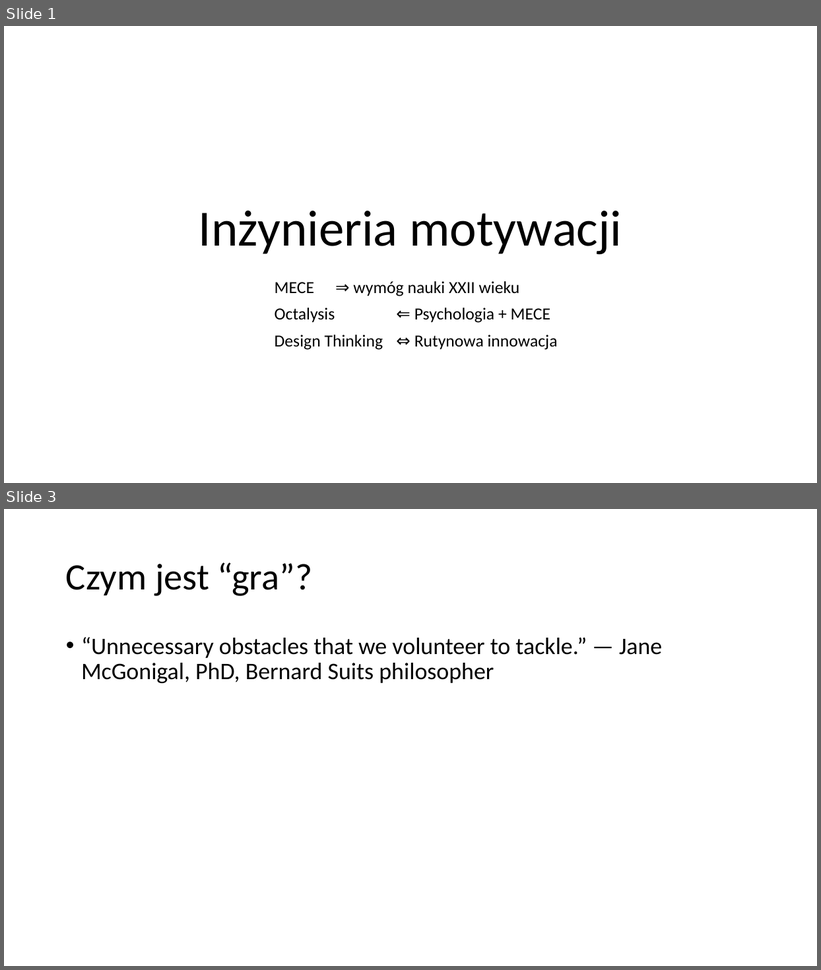
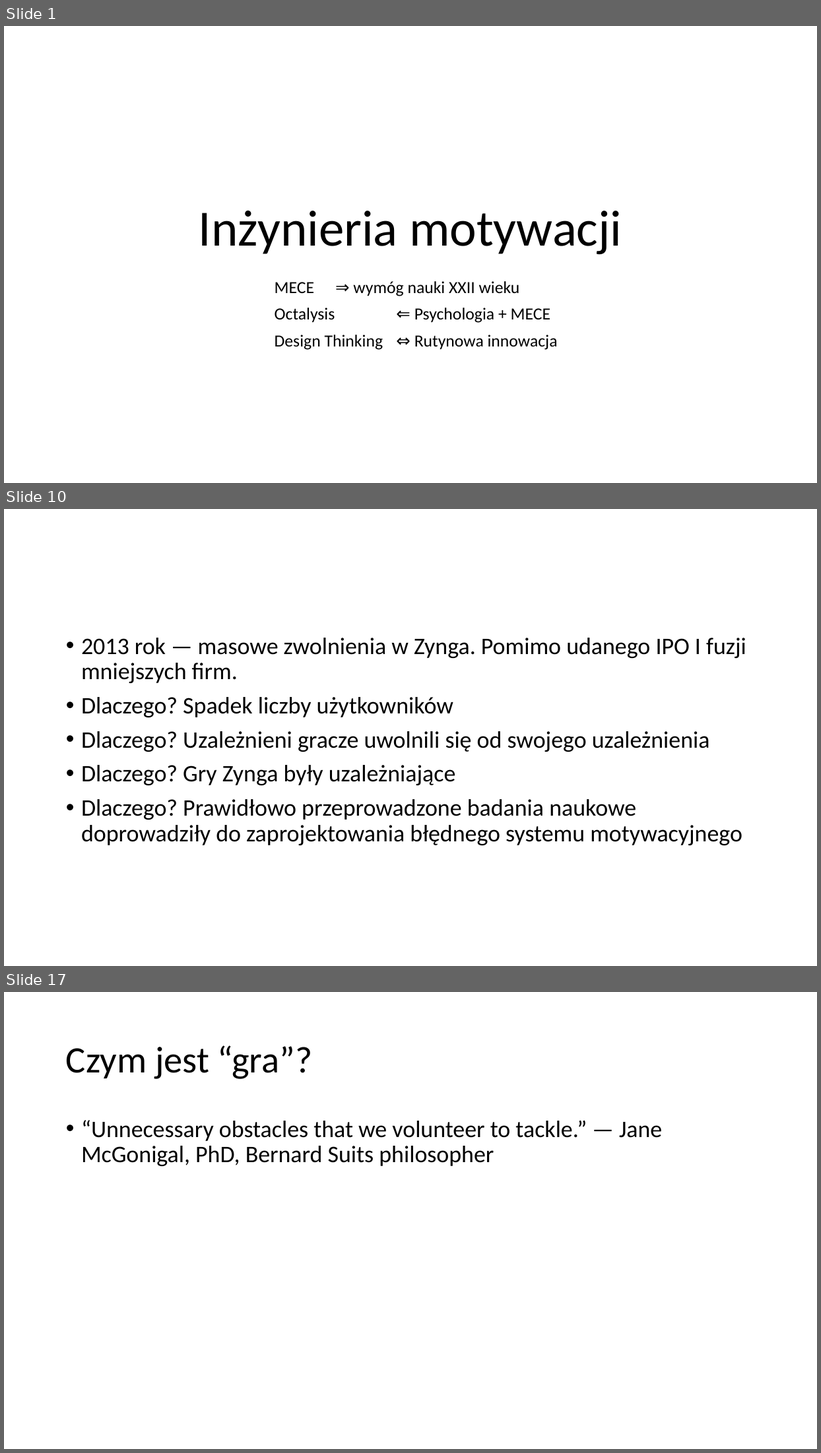
Before and after one commit to Jblew/mece-motivation-workshops, a slide deck: prezentacja-v1.pptx. Shown one above the other, each under a label of ours: slides 1 and 3 before the commit, slides 1, 10 and 17 after it; the slides between them are not shown. The pictures are 821x970 and 821x1453 pixels, drawn with LibreOffice and Linux fonts; fonts in the diff are those of the drawing. Boxes give left, top, right and bottom in pixels: in the first picture for what was removed or moved away, otherwise in the second. Text is boxed around its words. In the diff, an @@ line names an element or a change of style, - is before the commit and + after.

```diff
--- a/prezentacja-v1.pptx
+++ b/prezentacja-v1.pptx
@@ slide 10 added at (4,509,817,966), background #FFFFFF @@
@@ text added at (81,638,746,846), 28 pt, text #000000 @@
+• 2013 rok — masowe zwolnienia w Zynga. Pomimo udanego IPO I fuzji mniejszych firm.
+• Dlaczego? Spadek liczby użytkowników
+• Dlaczego? Uzależnieni gracze uwolnili się od swojego uzależnienia
+• Dlaczego? Gry Zynga były uzależniające
+• Dlaczego? Prawidłowo przeprowadzone badania naukowe doprowadziły do zaprojektowania błędnego systemu motywacyjnego
@@ what was slide 3 is now slide 17 @@
```
Also in this commit, not shown: 14 other slides added, 1 slide removed, 1 other file.
